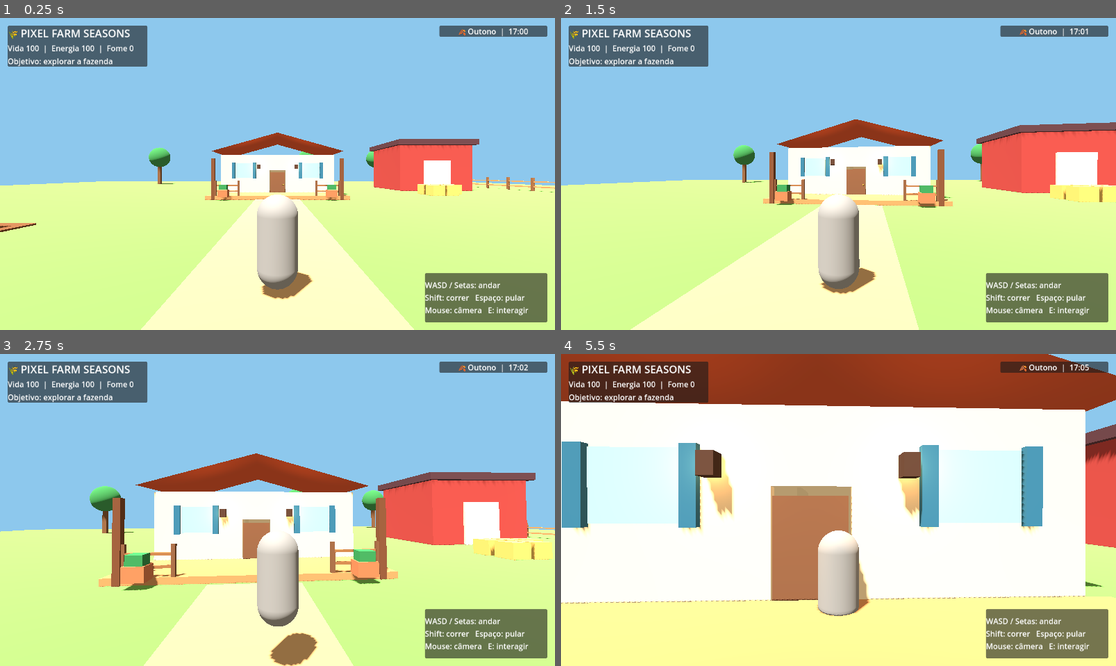
Above: before the commit, frames 1-4 (two rows, left to right).
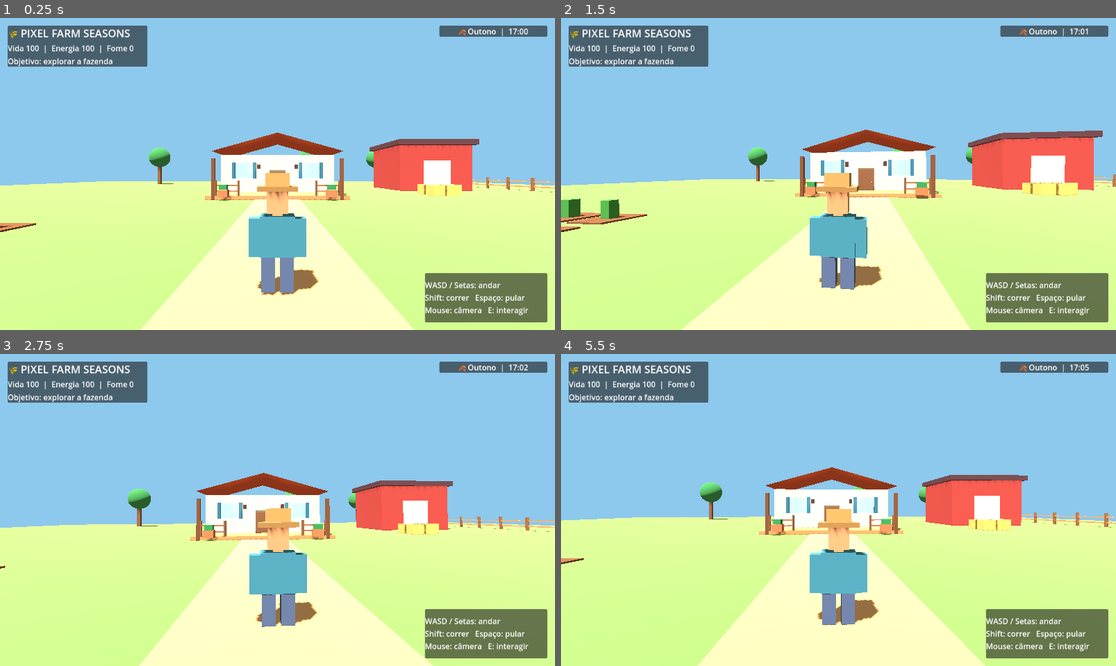
Above: after the commit, the same moments.

Repository: juniordev830/pixel-farm-seasons
Game: Godot game, scene res://main.tscn
The game is run twice, just before and just after one commit, with the same random seed, the same clock (stepped at 60 frames per second) and the same inputs.
Inputs (mouse positions are in pixels of both pictures, inside the frame that each line leads up to):
- Up to frame 1 (0.25 s): no input
- Up to frame 2 (1.5 s): tap Enter (ui_accept) at 0.5, 0.77 s; move the mouse to (866, 174) at 0.52 s; hold Shift 0.53-1.28 s; hold Up (ui_up) from 0.53 s (still down); move the mouse to (810, 174) at 1.27 s; tap E at 1.35 s
- Up to frame 3 (2.75 s): keep holding Up (ui_up); tap Enter (ui_accept) at 1.52 s; move the mouse to (288, 503) at 2.02 s; hold Space from 2.03 s (still down)
- Up to frame 4 (5.5 s): keep holding Up (ui_up); move the mouse to (832, 516) at 2.77 s; release Space at 2.78 s; tap Shift at 2.85 s; tap Enter (ui_accept) at 3.02, 3.77, 4.52 s; move the mouse to (877, 513) at 3.52 s; tap E at 3.6 s; move the mouse to (794, 506) at 4.27 s; tap Space at 4.35 s; move the mouse to (844, 510) at 5.02 s; hold Shift from 5.03 s (still down)

The runs differ from the first frame. In frame 1, 3.1% of the frame differs, in the area x 44-58%, y 49-91%; in frame 2, 17%; in frame 3, 26%; in frame 4, 94%, in the area x 0-100%, y 0-100%.
Error before the commit: Invalid access to property or key 'environment' on a base object of type 'null instance'. (res://day_night_controller.gd:46)
Error after the commit: Trying to assign value of type 'Node3D' to a variable of type 'MeshInstance3D'. (res://third_person_controller.gd:13)

Commit message:
feat: replace capsule player mesh with procedural farmer

Diff:
--- a/godot/player.tscn
+++ b/godot/player.tscn
@@ -1,12 +1,9 @@
 [gd_scene load_steps=4 format=3]
 
 [ext_resource type="Script" path="res://third_person_controller.gd" id="1"]
+[ext_resource type="Script" path="res://farmer_visual.gd" id="2"]
 
 [sub_resource type="CapsuleShape3D" id="CapsuleShape3D_player"]
-radius = 0.4
-height = 1.8
-
-[sub_resource type="CapsuleMesh" id="CapsuleMesh_player"]
 radius = 0.4
 height = 1.8
 
@@ -17,8 +14,8 @@
 [node name="CollisionShape3D" type="CollisionShape3D" parent="."]
 shape = SubResource("CapsuleShape3D_player")
 
-[node name="Body" type="MeshInstance3D" parent="."]
-mesh = SubResource("CapsuleMesh_player")
+[node name="Body" type="Node3D" parent="."]
+script = ExtResource("2")
 
 [node name="CameraPivot" type="Node3D" parent="."]
 position = Vector3(0, 1.3, 0)
